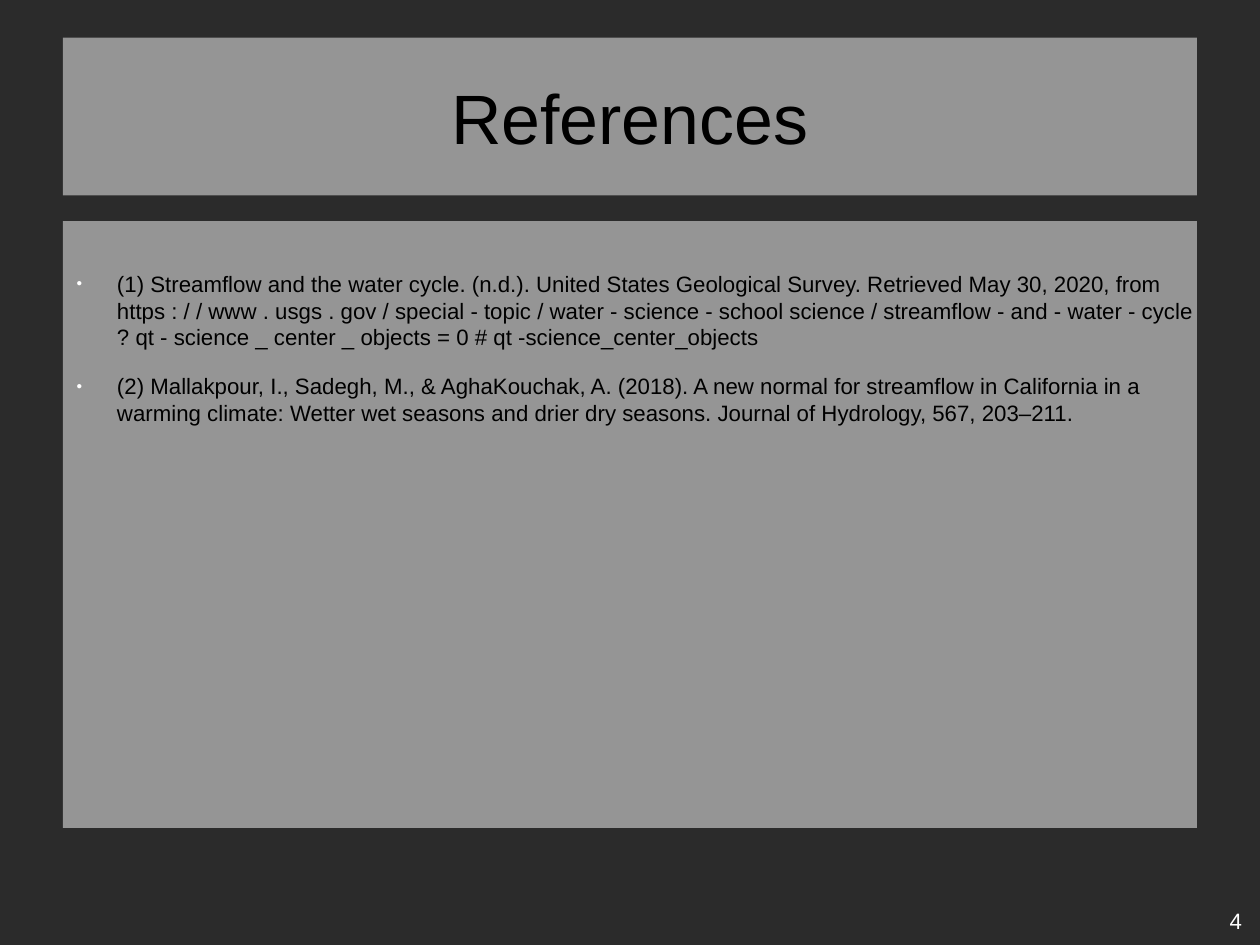
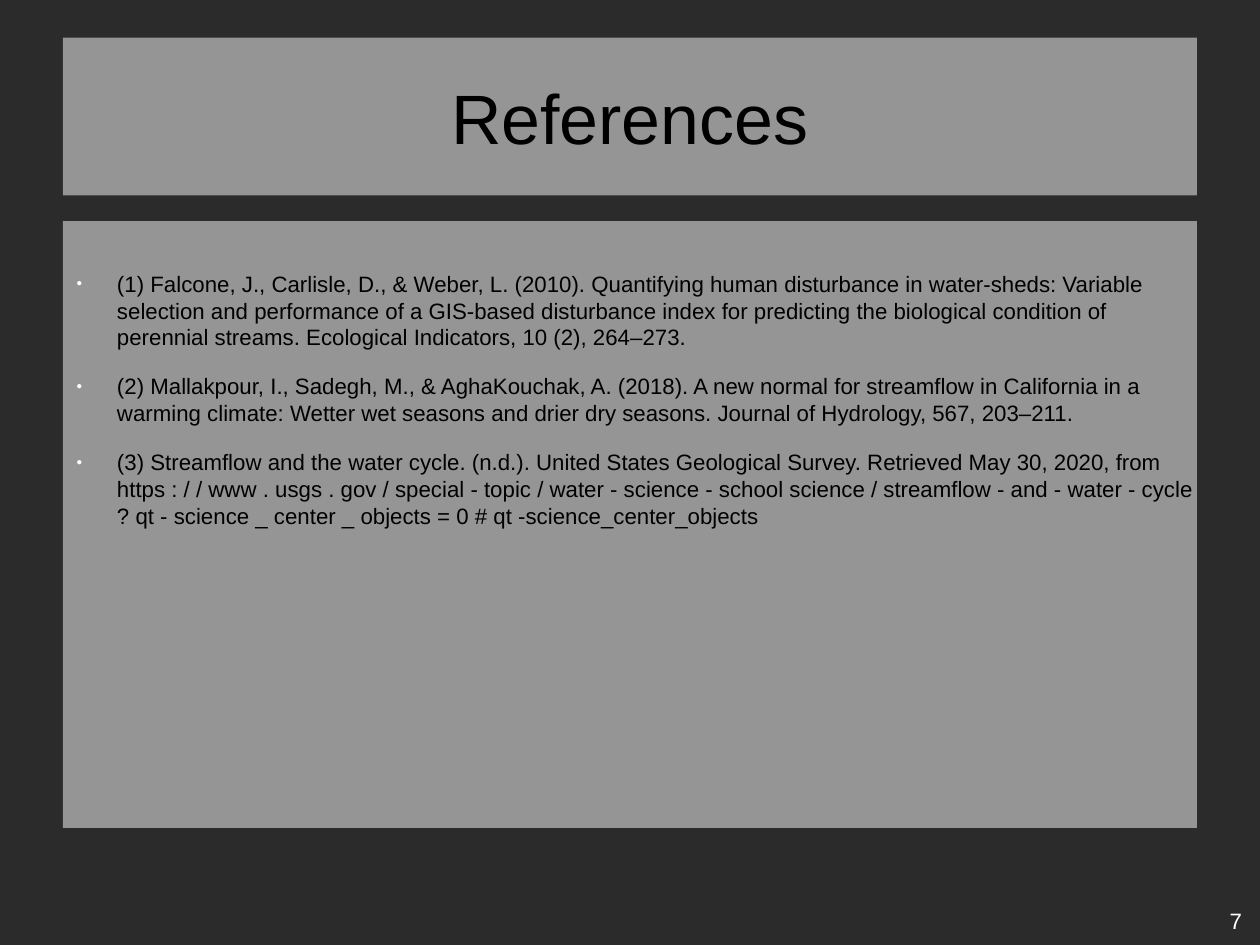
Before and after one commit to ActIII03/CS162, a slide deck: slide 7 of unist_286D/doc/research_paper/Presentation.odp (slide 4 before the commit). Drawn at 1260x945 pixels with LibreOffice and Linux fonts; fonts in the diff are those of the drawing; background and template pictures are left out; a plain dark background stands for a picture behind light text. Boxes give left, top, right and bottom in pixels: in the first picture for what was removed or moved away, otherwise in the second. Text is boxed around its words. In the diff, an @@ line names an element or a change of style, - is before the commit and + after.

```diff
--- a/unist_286D/doc/research_paper/Presentation.odp
+++ b/unist_286D/doc/research_paper/Presentation.odp
@@ text at [117,276,1142,350]: text changed @@
-● (1) Streamflow and the water cycle. (n.d.). United States Geological Survey. Retrieved May 30, 2020, from https : / / www . usgs . gov / special - topic / water - science - school science / streamflow - and - water - cycle ? qt - science _ center _ objects = 0 # qt -science_center_objects
+● (1) Falcone, J., Carlisle, D., & Weber, L. (2010). Quantifying human disturbance in water-sheds: Variable selection and performance of a GIS-based disturbance index for predicting the biological condition of perennial streams. Ecological Indicators, 10 (2), 264–273.
@@ text at [117,454,1193,529]: paragraph added @@
+● (3) Streamflow and the water cycle. (n.d.). United States Geological Survey. Retrieved May 30, 2020, from https : / / www . usgs . gov / special - topic / water - science - school science / streamflow - and - water - cycle ? qt - science _ center _ objects = 0 # qt -science_center_objects
@@ page number at [1230,913,1242,929]: text changed @@
-4
+7
```
Also in this commit, not shown: 2 other slides changed, 3 slides added, 27 other files.
